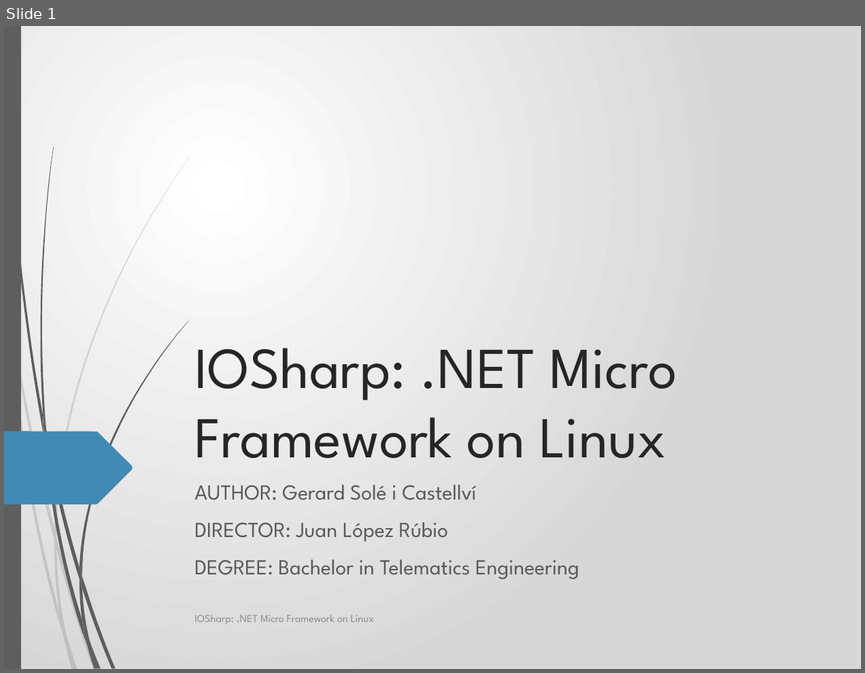
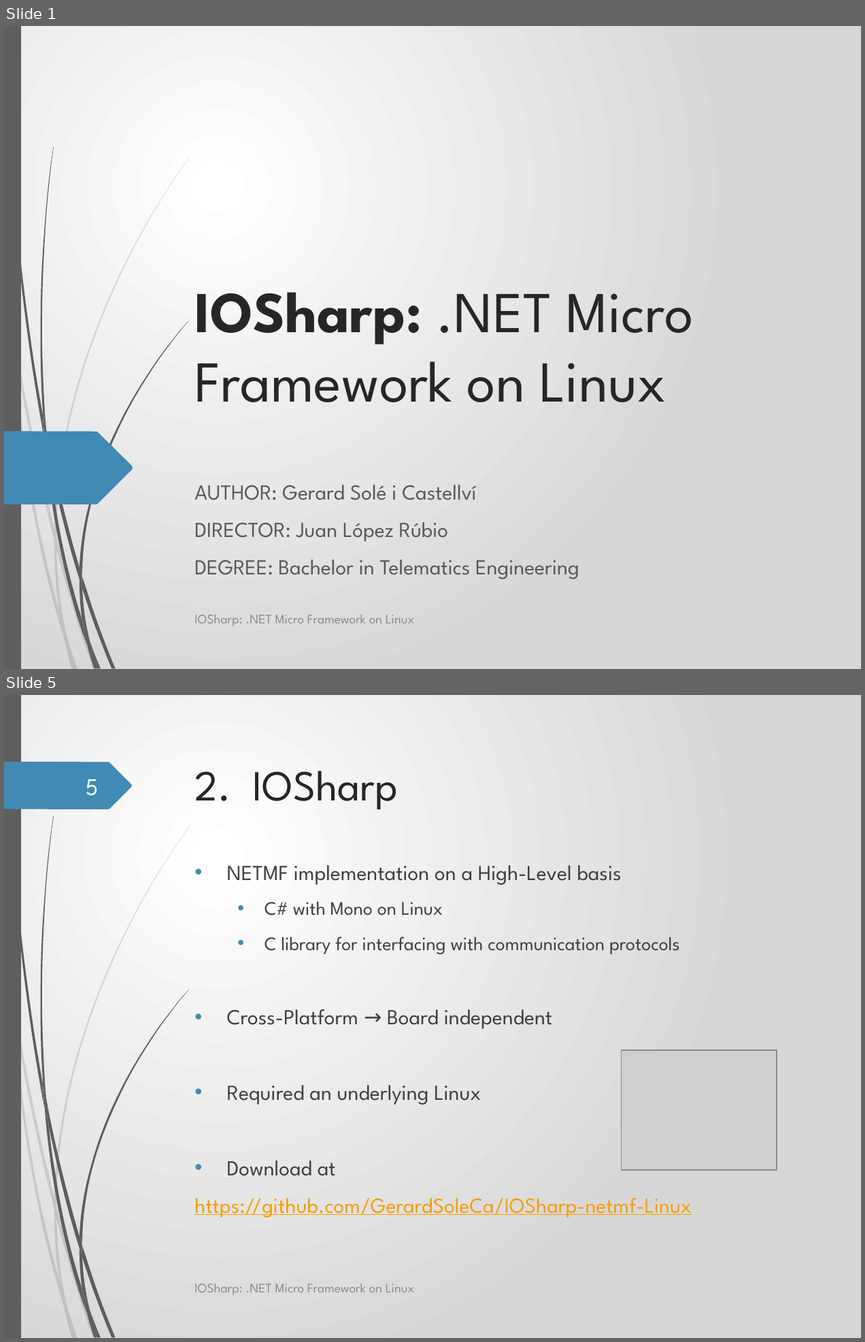
Before and after one commit to GerardSoleCa/BachelorThesisMisc, a slide deck: ThesisDoc/IOSharp.pptx. Shown one above the other, each under a label of ours: slide 1 before the commit, slides 1 and 5 after it; the slides between them are not shown. The pictures are 865x673 and 865x1342 pixels, drawn with LibreOffice and Linux fonts; fonts in the diff are those of the drawing; grey boxes stand for pictures; background and template pictures are left out. Boxes give left, top, right and bottom in pixels: in the first picture for what was removed or moved away, otherwise in the second. Text is boxed around its words. In the diff, an @@ line names an element or a change of style, - is before the commit and + after.

Commit message:
*** Latest Thesis
*** Developing the presentation
+++ Images

```diff
--- a/ThesisDoc/IOSharp.pptx
+++ b/ThesisDoc/IOSharp.pptx
@@ slide 5 added at box(4, 695, 861, 1338), background gradient #FFFFFF to #D7D7D7; not listed: 23 template elements that a slide beside it also shows @@
@@ freeform shape added at box(4, 762, 132, 810), fill #418AB3 @@
@@ title added at box(195, 770, 397, 809), 36 pt, text #262626 @@
+2. IOSharp
@@ page number added at box(86, 779, 98, 796), 20 pt, text #FEFFFF @@
+5
@@ text added at box(194, 865, 691, 1217), 18 pt, text #404040 @@
+• NETMF implementation on a High-Level basis
+  • C# with Mono on Linux
+  • C library for interfacing with communication protocols
+• Cross-Platform → Board independent
+• Required an underlying Linux
+• Download at
+https://github.com/GerardSoleCa/IOSharp-netmf-Linux
@@ picture added at box(621, 1050, 776, 1170) @@
@@ text added at box(194, 1283, 414, 1295), 11 pt, text #8C8C8C @@
+IOSharp: .NET Micro Framework on Linux
@@ slide 1 changed as well @@
@@ title "IOSharp: .NET Micro Framework on ...": place and size @@
-title "IOSharp: .NET Micro Framework on ..." at box(194, 348, 677, 458)
+title "IOSharp: .NET Micro Framework on ..." at box(194, 292, 693, 402)
@@ title "IOSharp: .NET Micro Framework on ..." at box(194, 292, 693, 402): bold on in "IOSharp:" @@
@@ text "IOSharp: .NET Micro Framework on ..." at box(194, 614, 414, 626): size 9 to 11 pt @@
```
Also in this commit, not shown: 15 other slides changed, 11 other files.
